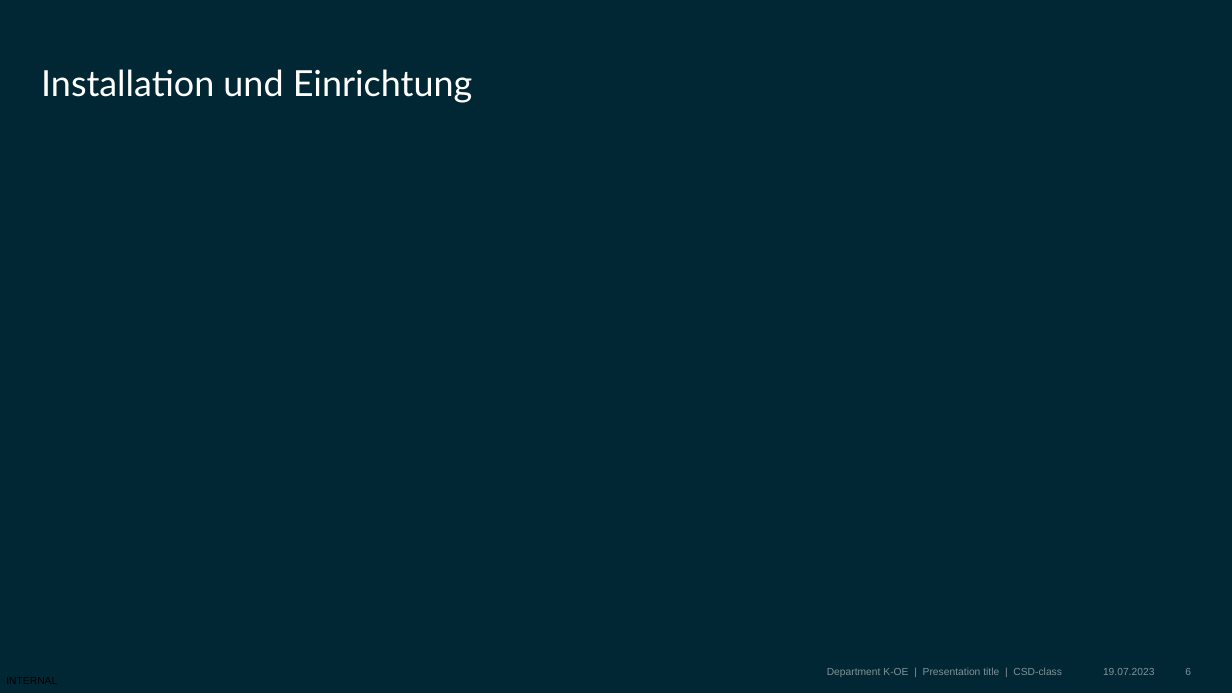
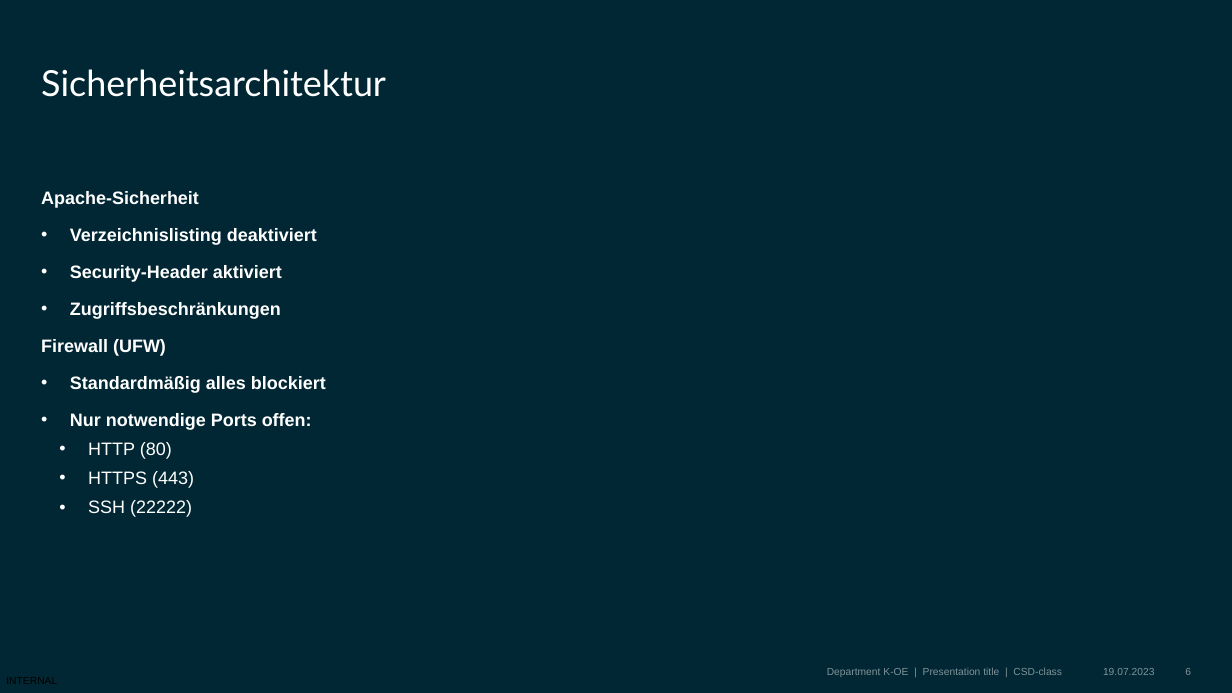
Before and after one commit to BBS2EMDBSEF/Gruppe-C, a slide deck: slide 6 of Dokumentation/Projekt_Präsentation.pptx. Drawn at 1232x693 pixels with LibreOffice and Linux fonts; fonts in the diff are those of the drawing; background and template pictures are left out. Boxes give left, top, right and bottom in pixels: in the first picture for what was removed or moved away, otherwise in the second. Text is boxed around its words. In the diff, an @@ line names an element or a change of style, - is before the commit and + after.

```diff
--- a/Dokumentation/Projekt_Präsentation.pptx
+++ b/Dokumentation/Projekt_Präsentation.pptx
@@ title at bbox=[41, 69, 386, 97]: text changed @@
-Installation und Einrichtung
+Sicherheitsarchitektur
@@ text added at bbox=[41, 191, 326, 517], 14 pt, text #FFFFFF, bold @@
+Apache-Sicherheit
+• Verzeichnislisting deaktiviert
+• Security-Header aktiviert
+• Zugriffsbeschränkungen
+Firewall (UFW)
+• Standardmäßig alles blockiert
+• Nur notwendige Ports offen:
+    • HTTP (80)
+    • HTTPS (443)
+    • SSH (22222)
```
Also in this commit, not shown: 5 other slides changed, 1 slide removed.
